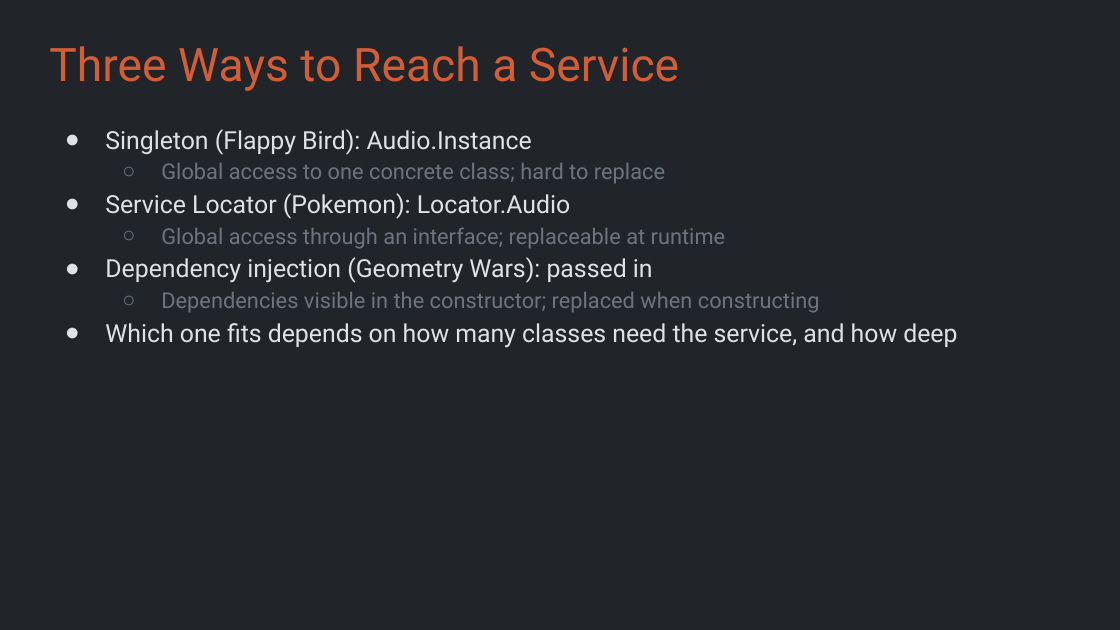
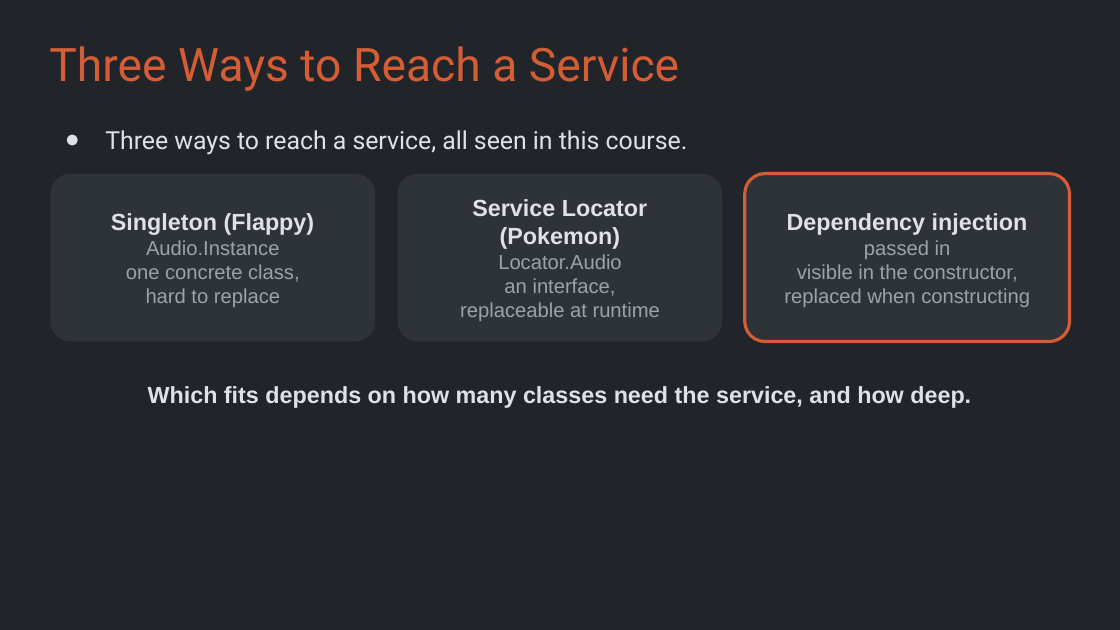
Before and after one commit to Metamate/gar, a slide deck: slide 14 of slides/11 Geometry Wars.pptx. Drawn at 1120x630 pixels with LibreOffice and Linux fonts; fonts in the diff are those of the drawing. Boxes give left, top, right and bottom in pixels: in the first picture for what was removed or moved away, otherwise in the second. Text is boxed around its words. In the diff, an @@ line names an element or a change of style, - is before the commit and + after.

```diff
--- a/slides/11 Geometry Wars.pptx
+++ b/slides/11 Geometry Wars.pptx
@@ text at [105, 130, 688, 155]: text changed @@
-● Singleton (Flappy Bird): Audio.Instance
-  ○ Global access to one concrete class; hard to replace
-● Service Locator (Pokemon): Locator.Audio
-  ○ Global access through an interface; replaceable at runtime
-● Dependency injection (Geometry Wars): passed in
-  ○ Dependencies visible in the constructor; replaced when constructing
-● Which one fits depends on how many classes need the service, and how deep
+● Three ways to reach a service, all seen in this course.
@@ rounded rectangle added at [50, 174, 375, 342], fill #2E3338, 13 pt, text #9AA3AB @@
+Singleton (Flappy)
+Audio.Instance
+one concrete class,
+hard to replace
@@ rounded rectangle added at [398, 174, 722, 342], fill #2E3338, 13 pt, text #9AA3AB @@
+Service Locator (Pokemon)
+Locator.Audio
+an interface,
+replaceable at runtime
@@ rounded rectangle added at [745, 174, 1070, 342], fill #2E3338, outline #D45D35 2 pt, 13 pt, text #9AA3AB @@
+Dependency injection
+passed in
+visible in the constructor,
+replaced when constructing
@@ text added at [148, 386, 971, 408], 15 pt, text #DEE2E6, bold @@
+Which fits depends on how many classes need the service, and how deep.
```
Also in this commit, not shown: 11 other slides changed, 1 slide added.
